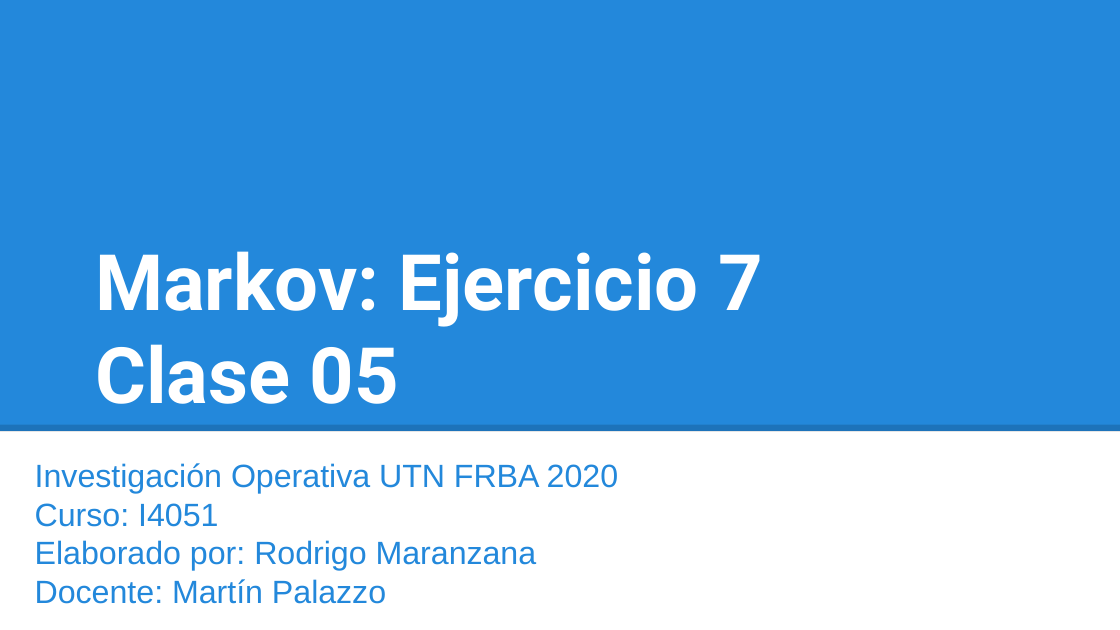
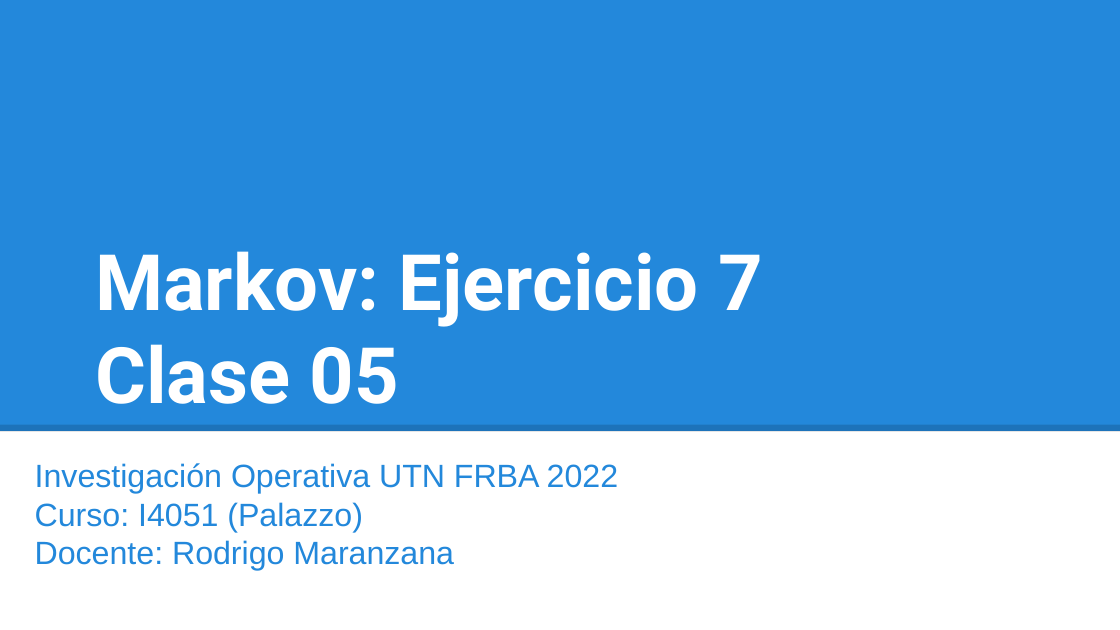
Before and after one commit to investigacion-operativa/pyOperativ, a slide deck: slide 1 of 04_markov/ejercicios/clase05_ejercicio_7/ejercicio_7.pptx. Drawn at 1120x630 pixels with LibreOffice and Linux fonts; fonts in the diff are those of the drawing. Boxes give left, top, right and bottom in pixels: in the first picture for what was removed or moved away, otherwise in the second. Text is boxed around its words. In the diff, an @@ line names an element or a change of style, - is before the commit and + after.

```diff
--- a/04_markov/ejercicios/clase05_ejercicio_7/ejercicio_7.pptx
+++ b/04_markov/ejercicios/clase05_ejercicio_7/ejercicio_7.pptx
@@ subtitle at (x1=35, y1=463, x2=618, y2=571): text changed @@
-Investigación Operativa UTN FRBA 2020
-Curso: I4051
-Elaborado por: Rodrigo Maranzana
-Docente: Martín Palazzo
+Investigación Operativa UTN FRBA 2022
+Curso: I4051 (Palazzo)
+Docente: Rodrigo Maranzana
```
Also in this commit, not shown: 1 other file.
